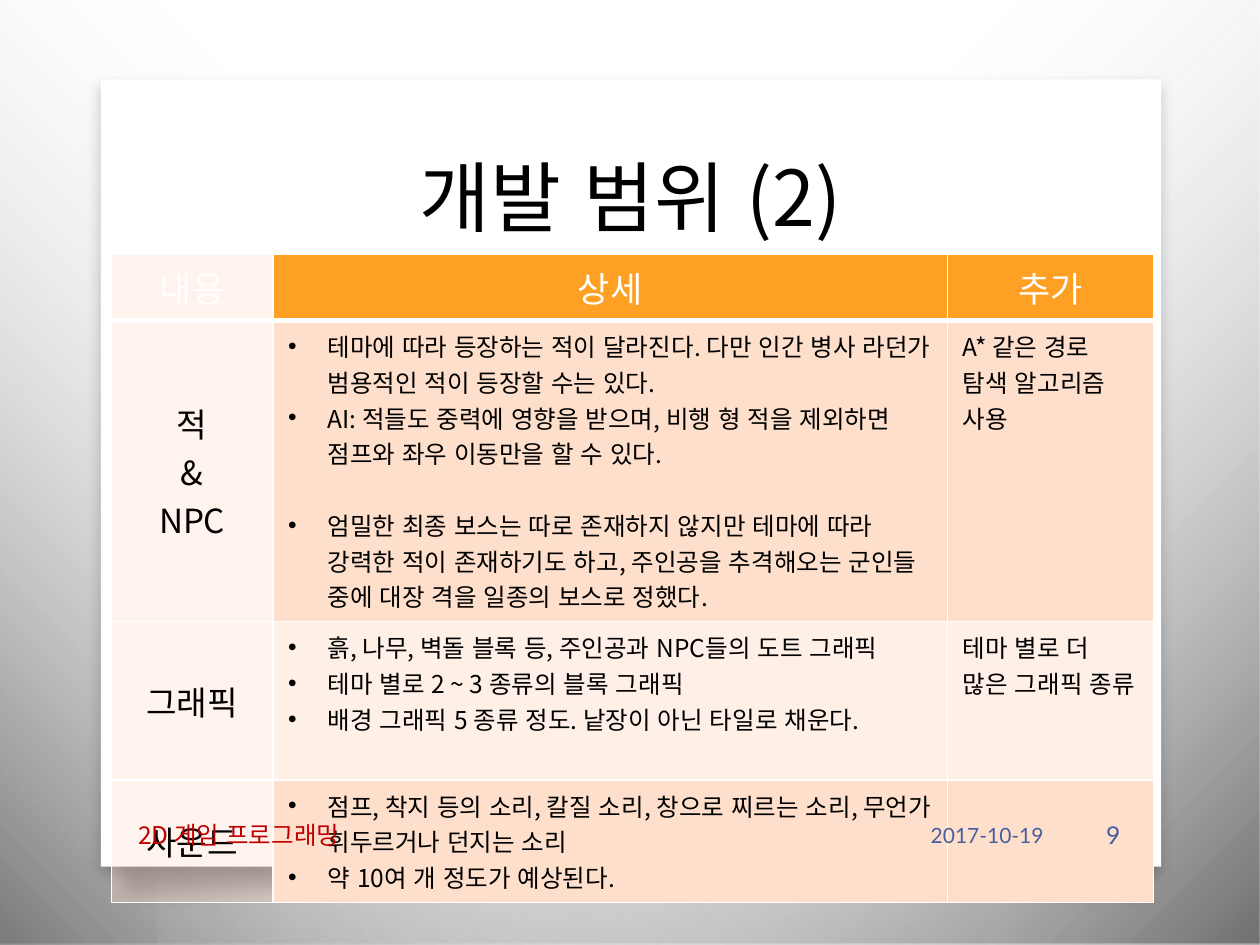
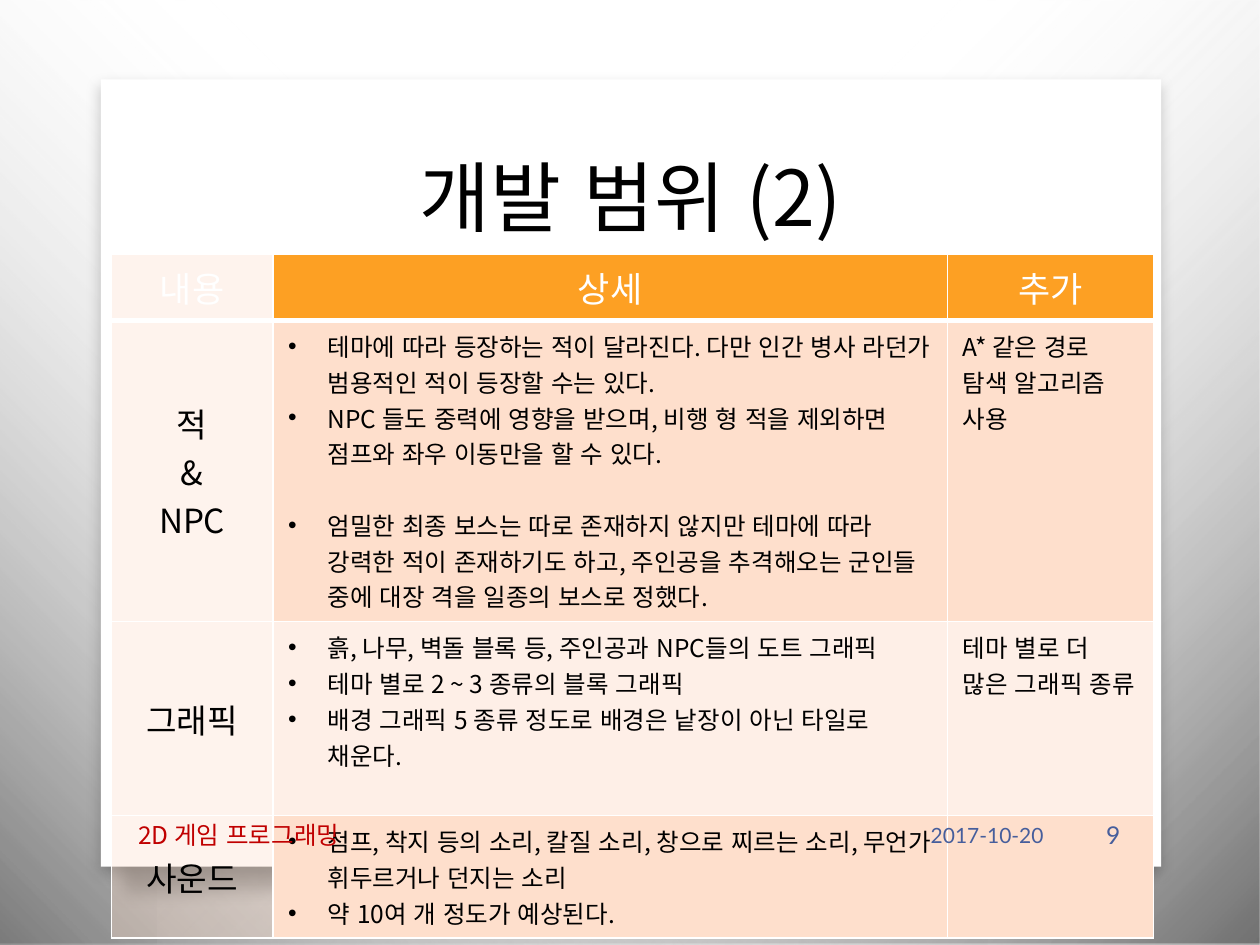
Before and after one commit to iconstudio/2017-Platformer, a slide deck: slide 9 of slides/2016180042_진윤성_2DGP_1차발표.pptx. Drawn at 1260x945 pixels with LibreOffice and Linux fonts; fonts in the diff are those of the drawing; background and template pictures are left out. Boxes give left, top, right and bottom in pixels: in the first picture for what was removed or moved away, otherwise in the second. Text is boxed around its words. In the diff, an @@ line names an element or a change of style, - is before the commit and + after.

```diff
--- a/slides/2016180042_진윤성_2DGP_1차발표.pptx
+++ b/slides/2016180042_진윤성_2DGP_1차발표.pptx
@@ table at (111, 255, 1152, 929) @@
-row 2, column 2: 테마에 따라 등장하는 적이 달라진다. 다만 인간 병사 라던가 범용적인 적이 등장할 수는 있다. / AI: 적들도 중력에 영향을 받으며, 비행 형 적을 제외하면 점프와 좌우 이동만을 할 수 있다. / 엄밀한 최종 보스는 따로 존재하지 않지만 테마에 따라 강력한 적이 존재하기도 하고, 주인공을 추격해오는 군인들 중에 대장 격을 일종의 보스로 정했다.
+row 2, column 2: 테마에 따라 등장하는 적이 달라진다. 다만 인간 병사 라던가 범용적인 적이 등장할 수는 있다. / NPC 들도 중력에 영향을 받으며, 비행 형 적을 제외하면 점프와 좌우 이동만을 할 수 있다. / 엄밀한 최종 보스는 따로 존재하지 않지만 테마에 따라 강력한 적이 존재하기도 하고, 주인공을 추격해오는 군인들 중에 대장 격을 일종의 보스로 정했다.
-row 3, column 2: 흙, 나무, 벽돌 블록 등, 주인공과 NPC들의 도트 그래픽 / 테마 별로 2 ~ 3 종류의 블록 그래픽 / 배경 그래픽 5 종류 정도. 낱장이 아닌 타일로 채운다.
+row 3, column 2: 흙, 나무, 벽돌 블록 등, 주인공과 NPC들의 도트 그래픽 / 테마 별로 2 ~ 3 종류의 블록 그래픽 / 배경 그래픽 5 종류 정도로 배경은 낱장이 아닌 타일로 채운다.
@@ text at (931, 825, 1044, 848): text changed @@
-2017-10-19
+2017-10-20
```
Also in this commit, not shown: 11 other slides changed, 2 other files.
